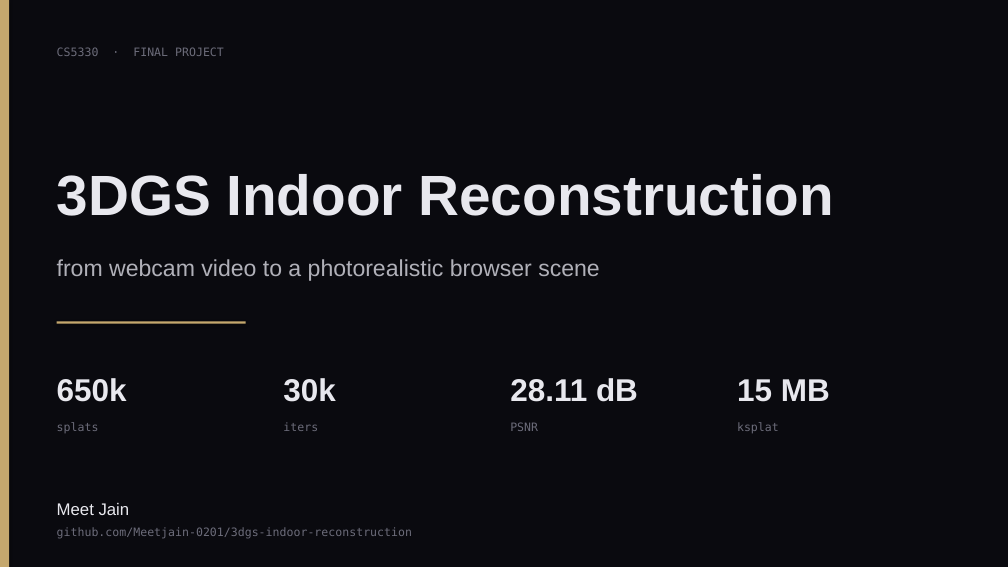
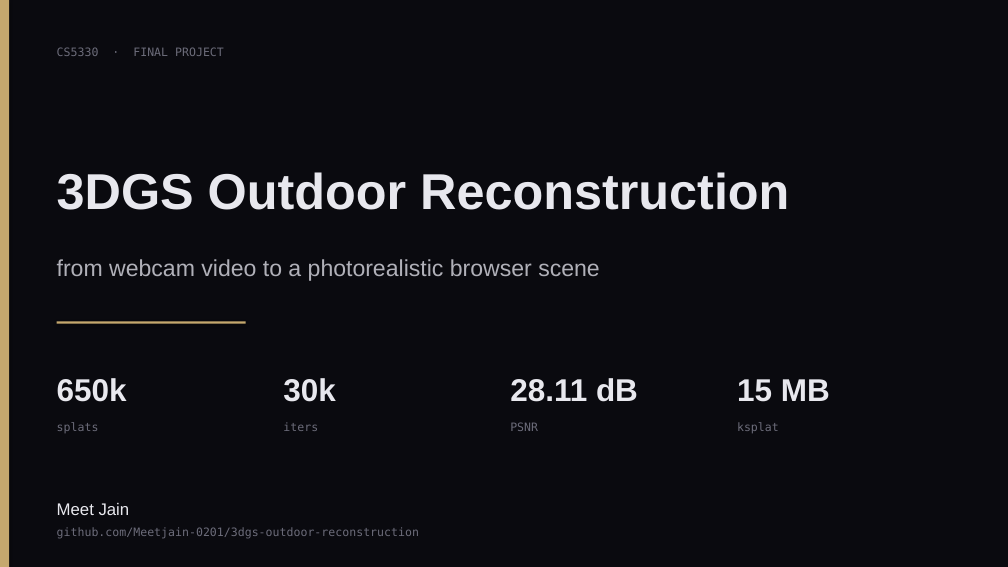
Before and after one commit to Meetjain-0201/3dgs-indoor-reconstruction, a slide deck: slide 1 of docs/CS5330_final_presentation.pptx. Drawn at 1008x567 pixels with LibreOffice and Linux fonts; fonts in the diff are those of the drawing. Boxes give left, top, right and bottom in pixels: in the first picture for what was removed or moved away, otherwise in the second. Text is boxed around its words. In the diff, an @@ line names an element or a change of style, - is before the commit and + after.

Commit message:
deck: sync with outdoor rename (title, repo urls)

```diff
--- a/docs/CS5330_final_presentation.pptx
+++ b/docs/CS5330_final_presentation.pptx
@@ text at [57, 172, 789, 210]: text changed; size 54 to 48 pt @@
-3DGS Indoor Reconstruction
+3DGS Outdoor Reconstruction
@@ text at [57, 527, 419, 539]: text changed @@
-github.com/Meetjain-0201/3dgs-indoor-reconstruction
+github.com/Meetjain-0201/3dgs-outdoor-reconstruction
```
Also in this commit, not shown: 1 other slide changed.
